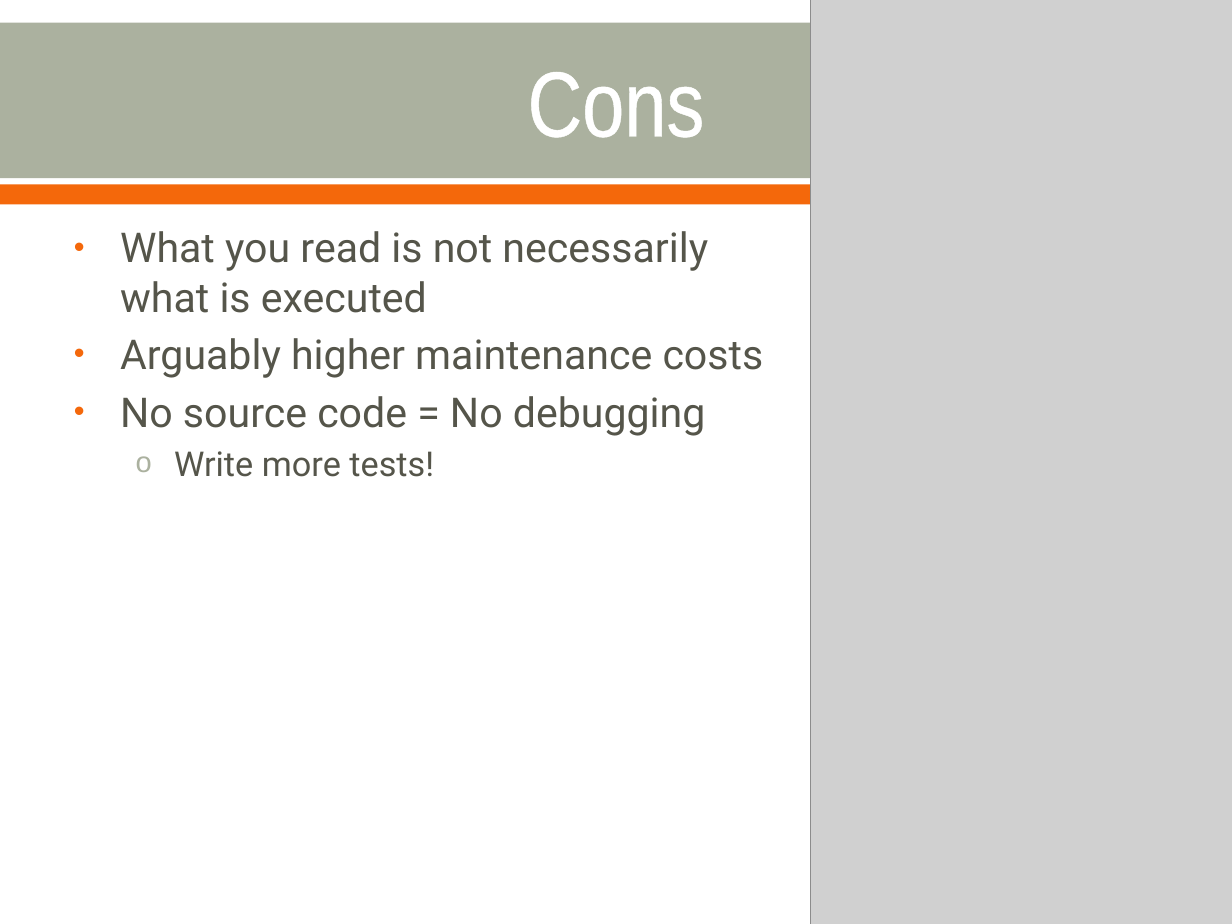
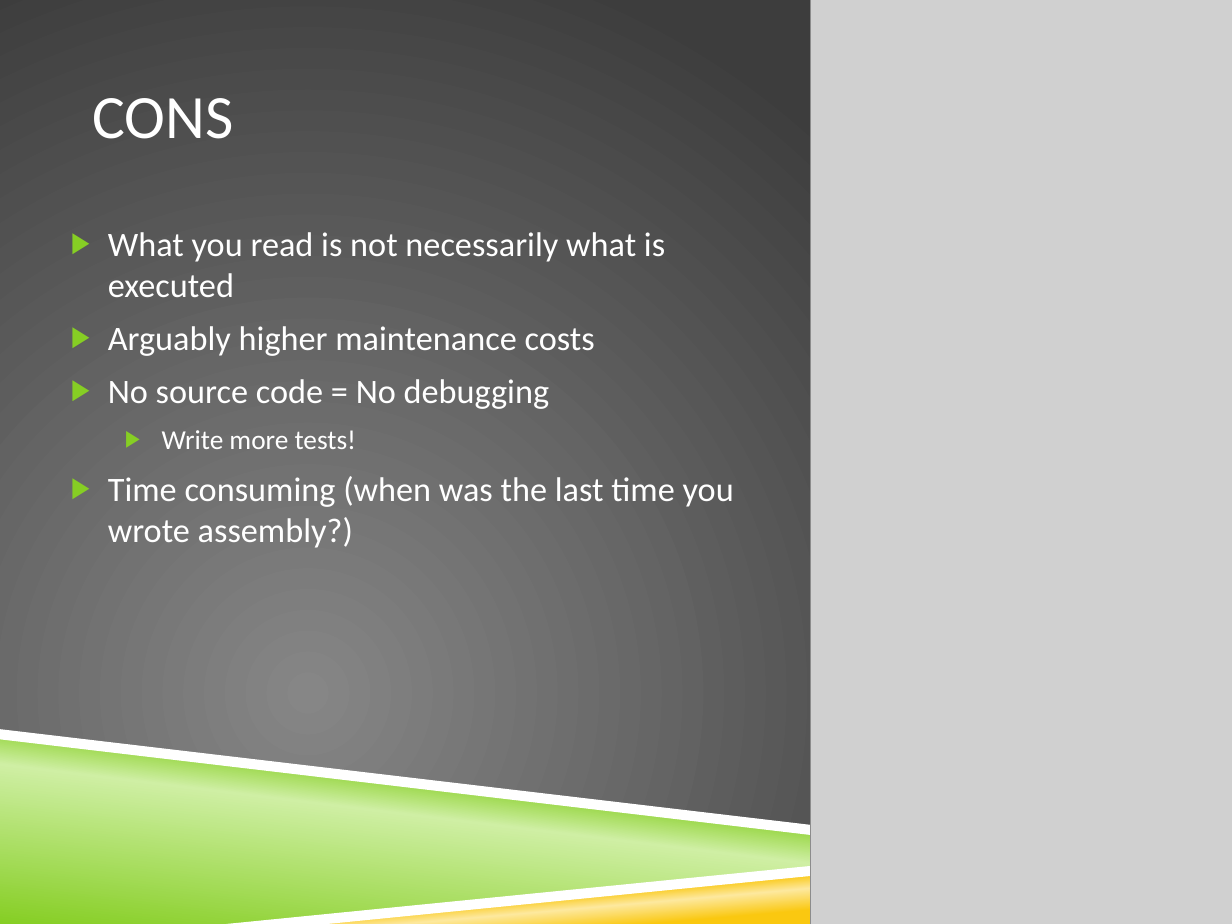
Before and after one commit to bling/AOPDemo, a slide deck: slide 26 of Aspect Oriented Programming.pptx (slide 27 before the commit). Drawn at 1232x924 pixels with LibreOffice and Linux fonts; fonts in the diff are those of the drawing; grey boxes stand for pictures; background and template pictures are left out. Boxes give left, top, right and bottom in pixels: in the first picture for what was removed or moved away, otherwise in the second. Text is boxed around its words. In the diff, an @@ line names an element or a change of style, - is before the commit and + after.

```diff
--- a/Aspect Oriented Programming.pptx
+++ b/Aspect Oriented Programming.pptx
@@ background #FFFFFF to picture (left out) @@
@@ rectangle removed at [0,22,1232,177] @@
@@ title at [92,98,233,139]: text changed; size 54 to 36 pt; font Arial Narrow to Calibri @@
-Cons
+CONS
@@ rectangle removed at [0,185,1232,205] @@
@@ text at [108,232,665,449]: size 24 to 20 pt in "What you read is not necessarily what ...", "Arguably higher maintenance costs", "No source code = No debugging"; font Roboto to Calibri, text colour #55554A to #FFFFFF in "What you read is not necessarily what ...", "Arguably higher maintenance costs", "No source code = No debugging", "Write more tests!"; size 20 to 16 pt in "Write more tests!"; bullet • to ▶; more space between paragraphs; bullet colour #F4680B to #86CE24; bullet o to ▶; bullet colour #ABB19F to #86CE24 @@
@@ text at [108,476,734,548]: paragraph added @@
+▶ Time consuming (when was the last time you wrote assembly?)
@@ freeform shape added at [0,736,976,924], fill gradient #86CE24 to #CFEFA4 @@
@@ freeform shape added at [0,729,1025,854], fill #FFFFFF @@
@@ freeform shape added at [227,824,1232,924], fill #FFFFFF @@
@@ freeform shape added at [244,828,1232,924], fill gradient #FAC810 to #FDE99F @@
```
Also in this commit, not shown: 29 other slides changed, 1 slide removed, 11 other files.
